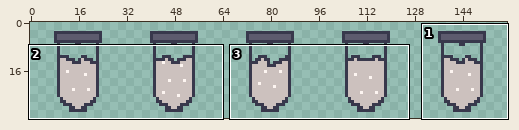
Sprite sheet, stored at Assets/Sprites/antidote.png. The picture above shows the old version from afar; the outline marks the close-up.
Close-up. As it was:
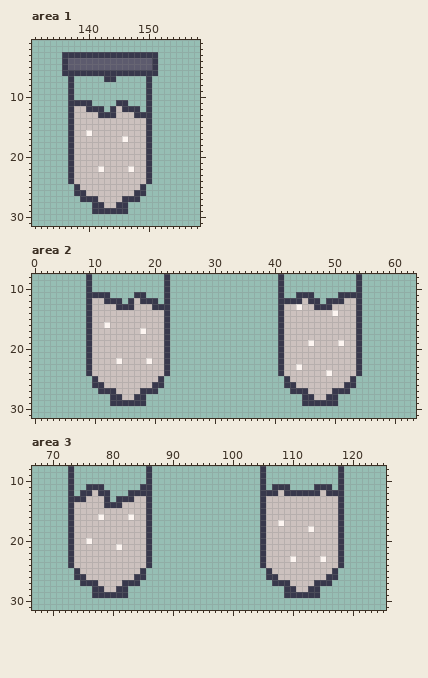
The file is 160x32 pixels. Shown: area 1: x 131..158, y 1..31; area 2: x 0..63, y 8..31; area 3: x 67..125, y 8..31. The wide view leaves out empty margins.
The result:
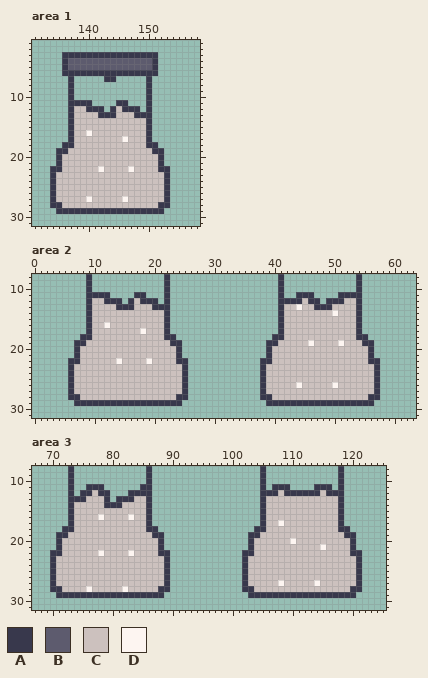
Palette (. is transparent): A #38384c  B #5d5b6e  C #ccc1be  D #fdf5f1
From old to new:
Changed rows in their new state; - is an unchanged pixel.
Area 1:
first column x 134:
18 --A--------------A--
19 -AAC------------CAA-
20 -ACC------------CCA-
21 -ACC------------CCA-
22 AACC------------CCAA
23 ACCC------------CCCA
24 ACCC------------CCCA
25 ACCCC----------CCCCA
26 ACCCCC--------CCCCCA
27 ACCCCCDC----DCCCCCCA
28 AACCCCCCC--CCCCCCCAA
29 -AAAAAA------AAAAAA-
Area 2:
first column x 6:
18 --A--------------A----------------A--------------A--
19 -AAC------------CAA--------------AAC------------CAA-
20 -ACC------------CCA--------------ACC------------CCA-
21 -ACC------------CCA--------------ACC------------CCA-
22 AACC------------CCAA------------AACC------------CCAA
23 ACCC------------CCCA------------ACCC--C---------CCCA
24 ACCC------------CCCA------------ACCC-------C----CCCA
25 ACCCC----------CCCCA------------ACCCC----------CCCCA
26 ACCCCC--------CCCCCA------------ACCCCCD-----D-CCCCCA
27 ACCCCCCC----CCCCCCCA------------ACCCCCCC----CCCCCCCA
28 AACCCCCCC--CCCCCCCAA------------AACCCCCCC--CCCCCCCAA
29 -AAAAAA------AAAAAA--------------AAAAAA------AAAAAA-
Area 3:
first column x 70:
18 --A--------------A----------------A--------C-----A--
19 -AAC------------CAA--------------AAC------------CAA-
20 -ACC--C---------CCA--------------ACC----D-------CCA-
21 -ACC-------C----CCA--------------ACC---------D--CCA-
22 AACC----D----D--CCAA------------AACC------------CCAA
23 ACCC------------CCCA------------ACCC----C----C--CCCA
24 ACCC------------CCCA------------ACCC------------CCCA
25 ACCCC----------CCCCA------------ACCCC----------CCCCA
26 ACCCCC--------CCCCCA------------ACCCCC--------CCCCCA
27 ACCCCCCC----CCCCCCCA------------ACCCCCDC----DCCCCCCA
28 AACCCCDCC--CDCCCCCAA------------AACCCCCCC--CCCCCCCAA
29 -AAAAAA------AAAAAA--------------AAAAAA------AAAAAA-
Boxes around the changes in both close-ups, in picture pixels (x1, y1, x2, y2):
changed: (50, 142, 170, 214)
changed: (68, 334, 188, 406)
changed: (260, 334, 380, 406)
changed: (50, 526, 170, 598)
changed: (242, 526, 362, 598)
